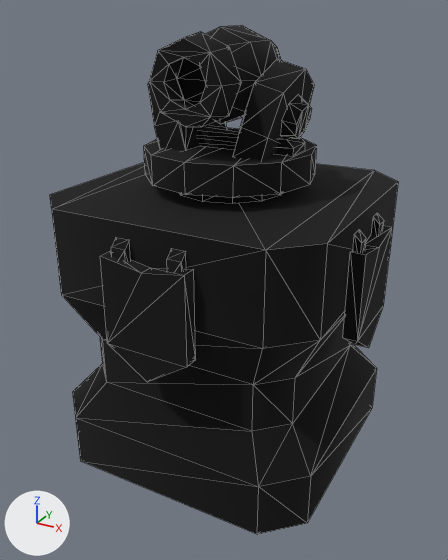
A saved change to the glTF model packages/client/public/models/tower-3-1.glb.
One viewpoint serves both versions: a 50 mm camera at (1.86, -3.47, 2.9) aimed at (0.0, -0.09, 1.21). Every picture has the same lights, and +X, +Y and +Z are marked at lower left. The older version comes first. Mesh edges are drawn as thin lines. Vertices at exactly the same position are counted once.

The older version as bpy lines, for what is in view:
```python
me_tower_3_1 = bpy.data.meshes.new('tower:3-1')
me_tower_3_1.from_pydata(...)  # 344 vertices, 608 faces; spans x -1.0..1.0, y -1.0..1.0, z 0.0..2.8
me_tower_3_1.materials.append(mat_mat)
ob_tower_3_1 = bpy.data.objects.new('tower:3-1', me_tower_3_1)
ob_tower_3_1.location = (0.0, 0.0, 0.0)
```
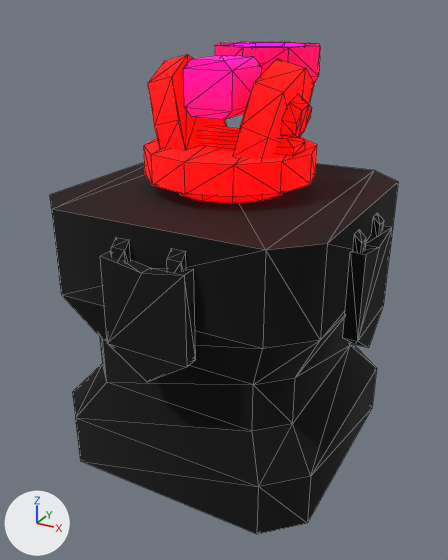
Patch to the scene script:
```diff
--- a/packages/client/public/models/tower-3-1.glb.py
+++ b/packages/client/public/models/tower-3-1.glb.py
@@ me_tower_3_1 @@
 # used by ob_tower_3_1; location = (0.0, 0.0, 0.0)
-me_tower_3_1.from_pydata(...)  # 344 vertices, 608 faces; spans x -1.0..1.0, y -1.0..1.0, z 0.0..2.8
+me_tower_3_1.from_pydata(...)  # 344 vertices, 600 faces; spans x -1.0..1.0, y -1.0..1.0, z 0.0..2.67
+# me_tower_3_1 part 1: a new loose piece of 40 vertices spanning x -0.37..0.37, y 0.16..0.89, z 2.31..2.67, in mat_mat
+# me_tower_3_1 part 2: a new loose piece of 16 vertices spanning x -0.16..0.16, y -0.28..0.09, z 2.31..2.63, in mat_mat
+# me_tower_3_1 part 3: the loose piece of 32 vertices spanning x -0.25..0.25, y -0.53..-0.35, z 2.27..2.78 is deleted
+# me_tower_3_1 part 4
+# 32 vertices are removed from x -0.27..0.27, y -0.35..0.35, z 2.25..2.8
+# 54 faces are deleted
+# 8 vertices are added at x -0.11..0.11, y -0.25..0.27, z 2.36..2.58
+# 12 new faces join them
+# me_tower_3_1 part 5: 198 kept faces spanning x -0.55..0.55, y -0.55..0.55, z 1.83..2.63 get new vertex colours; the middle colour goes from black #000000 to red #ff0000
 me_tower_3_1.materials.append(mat_mat)
```

Boxes [x1, y1, x2, y2] around the edits, measured in the pictures (448 x 560 px):
'tower:3-1', reshaped
    before: [50, 26, 398, 534]
    after: [50, 42, 398, 534]
part 1 of me_tower_3_1, added
    after: [215, 42, 320, 84]
part 2 of me_tower_3_1, added
    after: [183, 55, 261, 120]
part 3 of me_tower_3_1, deleted
    before: [149, 31, 242, 127]
part 4 of me_tower_3_1, cut back (mostly hidden afterwards)
    before: [206, 26, 281, 124]
    after: [260, 64, 262, 75]
part 5 of me_tower_3_1, recoloured (black to red)
    both: [144, 59, 317, 203]
